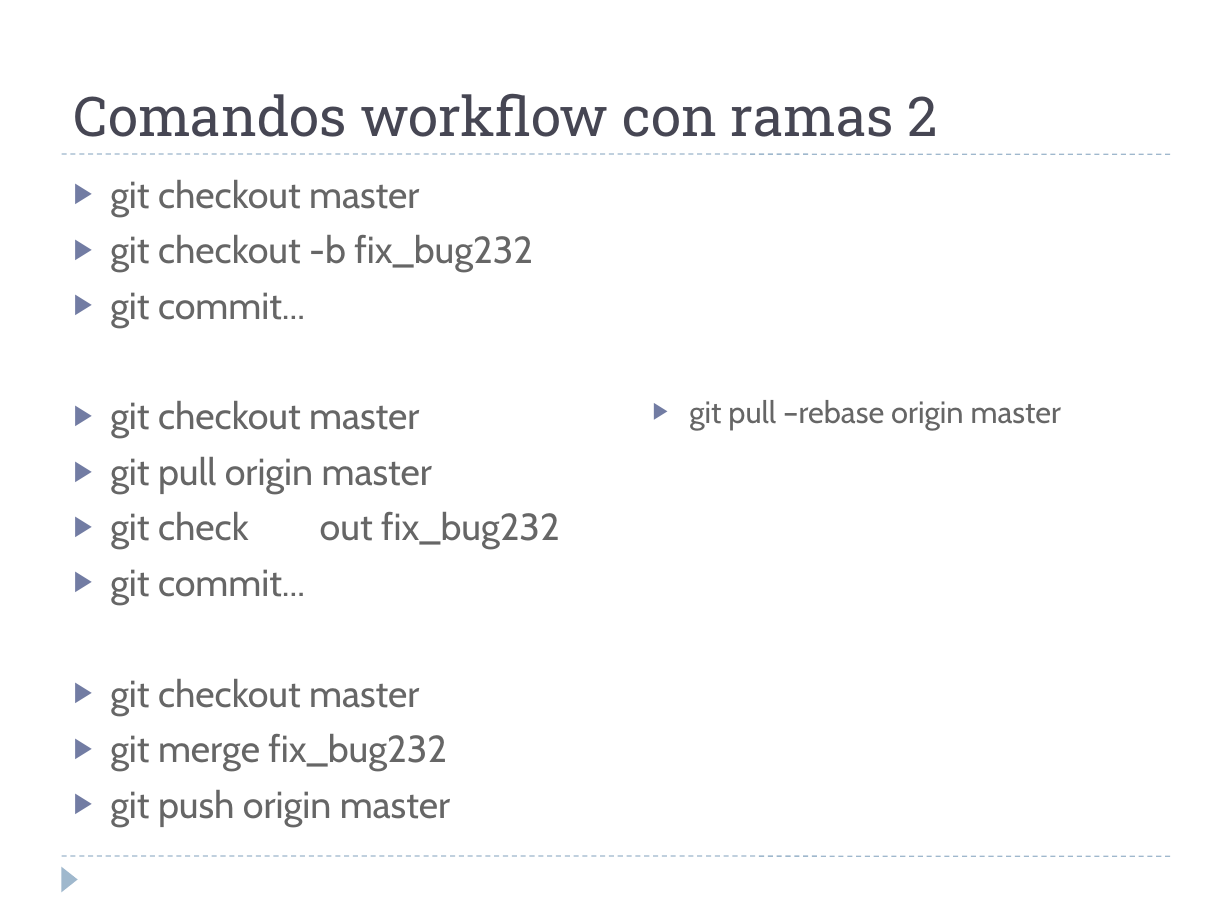
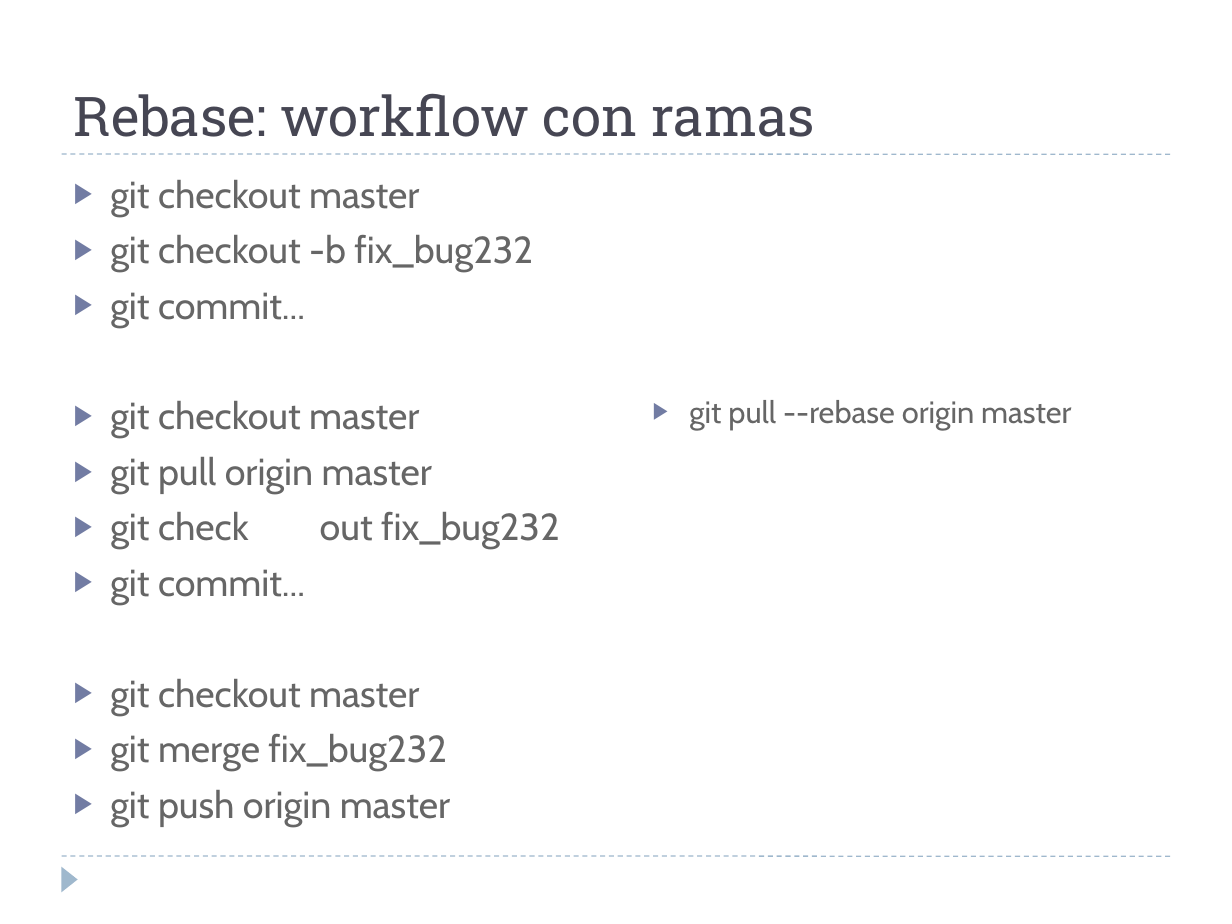
Before and after one commit to martina-if/curso_git, a slide deck: slide 41 of GIT.ppt (slide 39 before the commit). Drawn at 1232x924 pixels with LibreOffice and Linux fonts; fonts in the diff are those of the drawing. Boxes give left, top, right and bottom in pixels: in the first picture for what was removed or moved away, otherwise in the second. Text is boxed around its words. In the diff, an @@ line names an element or a change of style, - is before the commit and + after.

```diff
--- a/GIT.ppt
+++ b/GIT.ppt
@@ title at (74,93,815,137): text changed @@
-Comandos workflow con ramas 2
+Rebase: workflow con ramas
@@ text at (689,400,1071,429): text changed @@
-▶ git pull –rebase origin master
+▶ git pull --rebase origin master
```
Also in this commit, not shown: 7 other slides changed, 5 slides added, 2 slides removed.
